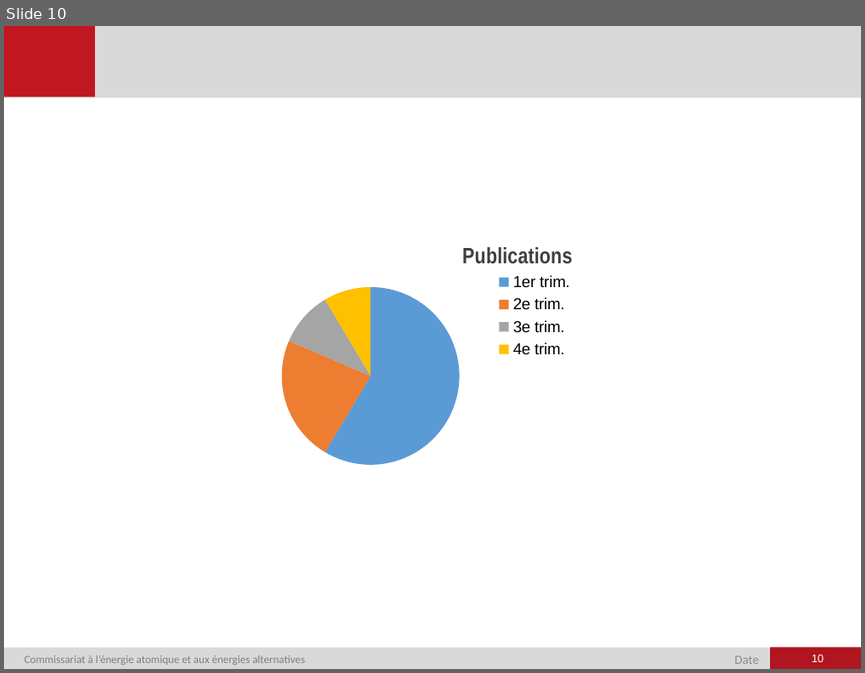
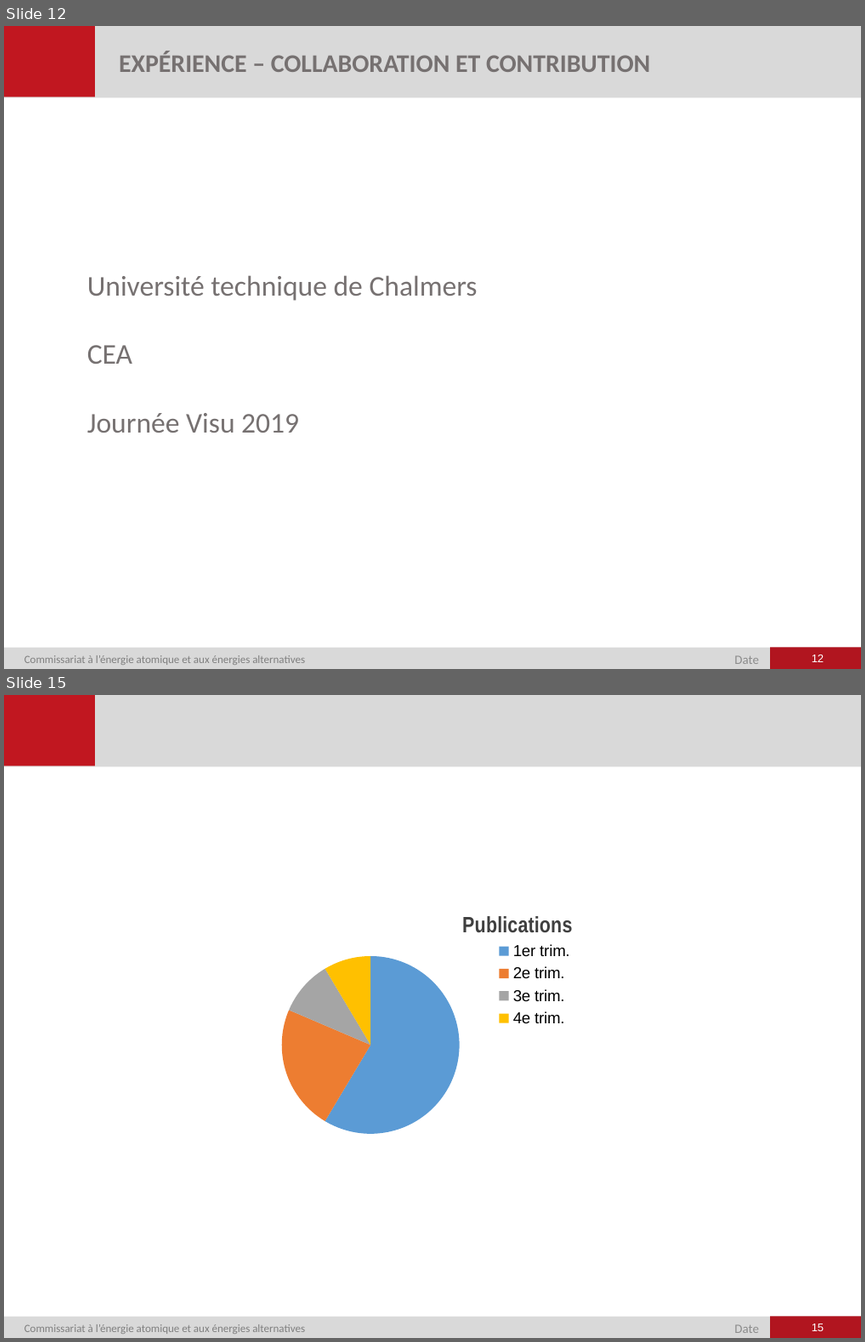
Before and after one commit to RocheAntoine/RapportStageM1, a slide deck: Présentation.pptx. Shown one above the other, each under a label of ours: slide 10 before the commit, slides 12 and 15 after it; the slides between them are not shown. The pictures are 865x673 and 865x1342 pixels, drawn with LibreOffice and Linux fonts; fonts in the diff are those of the drawing; background and template pictures are left out. Boxes give left, top, right and bottom in pixels: in the first picture for what was removed or moved away, otherwise in the second. Text is boxed around its words. In the diff, an @@ line names an element or a change of style, - is before the commit and + after.

```diff
--- a/Présentation.pptx
+++ b/Présentation.pptx
@@ slide 12 added at [4, 26, 861, 669], background #FFFFFF; not listed: 6 template elements that a slide beside it also shows @@
@@ text added at [119, 51, 650, 72], 16 pt, text #767171, bold @@
+EXPÉRIENCE – COLLABORATION ET CONTRIBUTION
@@ text added at [87, 275, 477, 432], 18 pt, text #767171 @@
+Université technique de Chalmers
+CEA
+Journée Visu 2019
@@ page number added at [812, 654, 823, 662], 7 pt, text #FFFFFF @@
+12
@@ what was slide 10 is now slide 15 @@
@@ page number at [812, 1323, 823, 1331]: text changed @@
-10
+15
```
Also in this commit, not shown: 7 slides changed, 6 other slides added, 2 slides removed.
